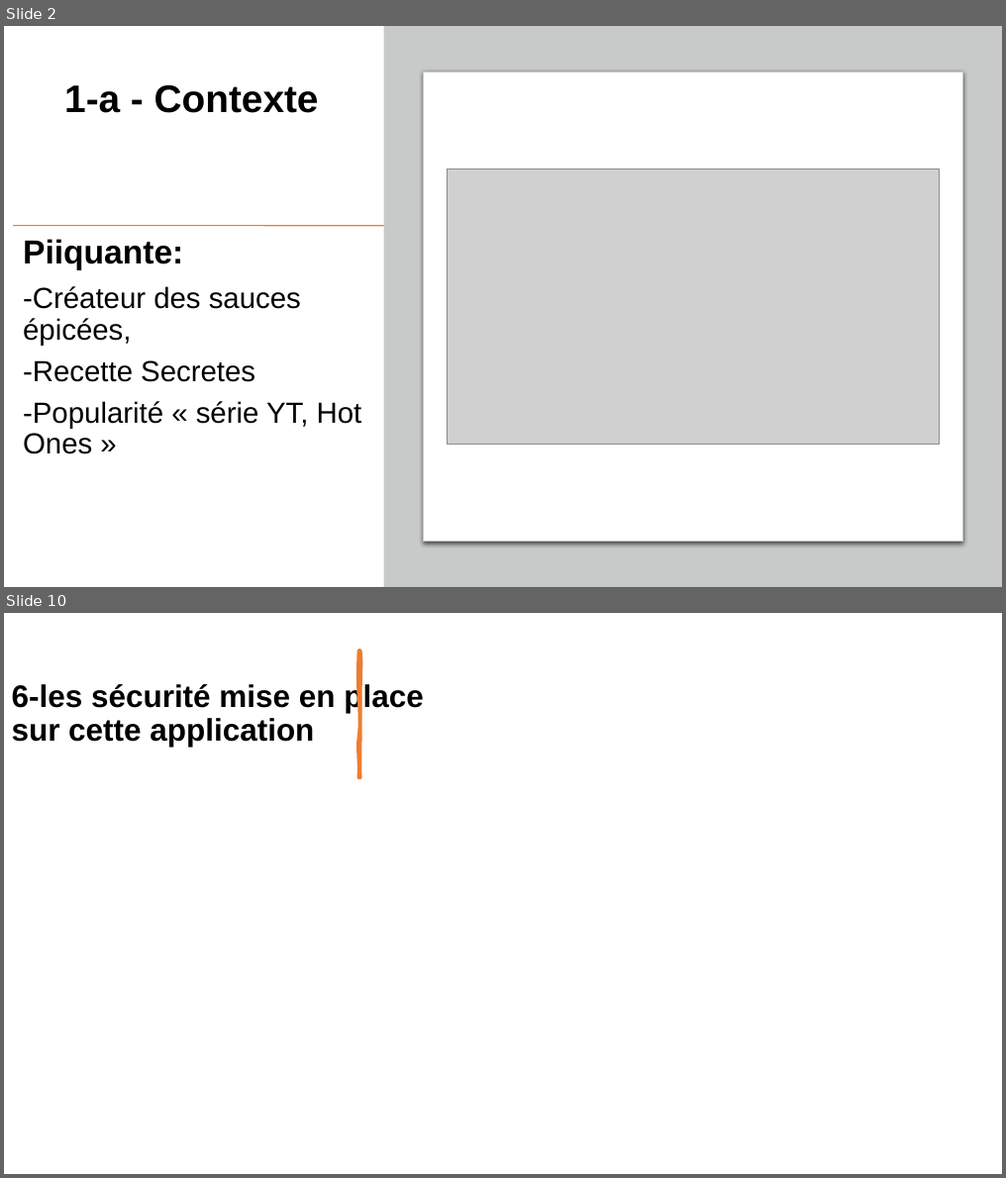
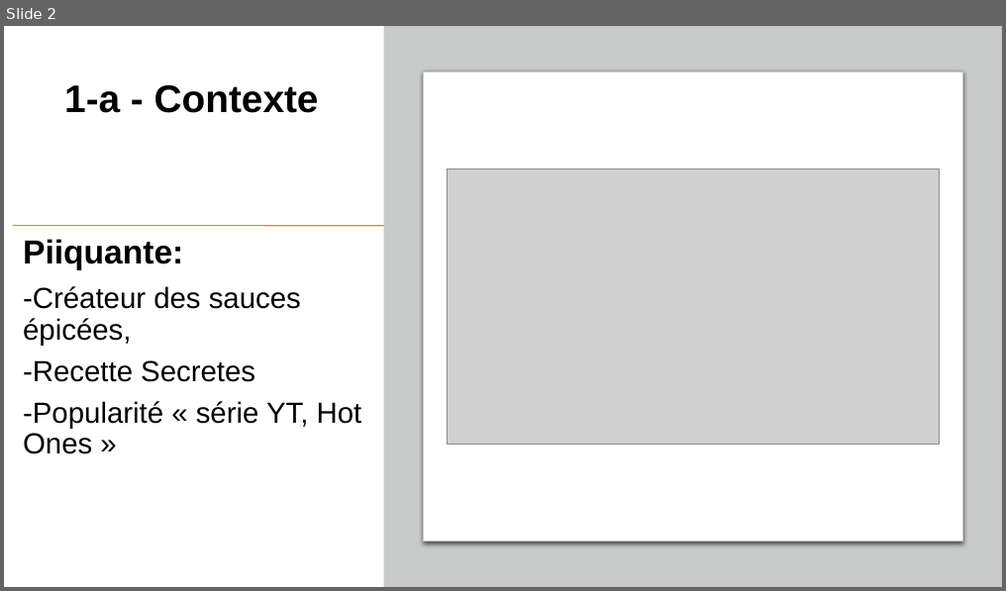
Before and after one commit to vahab12/projet-6, a slide deck: Présentation-P6.pptx. Shown one above the other, each under a label of ours: slides 2 and 10 before the commit, slide 2 after it; the slides between them are not shown. The pictures are 1006x1178 and 1006x591 pixels, drawn with LibreOffice and Linux fonts; fonts in the diff are those of the drawing; grey boxes stand for pictures. Boxes give left, top, right and bottom in pixels: in the first picture for what was removed or moved away, otherwise in the second. Text is boxed around its words. In the diff, an @@ line names an element or a change of style, - is before the commit and + after.

```diff
--- a/Présentation-P6.pptx
+++ b/Présentation-P6.pptx
@@ slide 10 removed at [4, 613, 1002, 1174], background #FFFFFF @@
@@ freeform shape removed at [358, 651, 360, 777] @@
@@ title removed at [12, 682, 423, 747] @@
-6-les sécurité mise en place sur cette application
```
Also in this commit, not shown: 5 slides changed, 5 slides added, 3 other slides removed, 11 other files.
